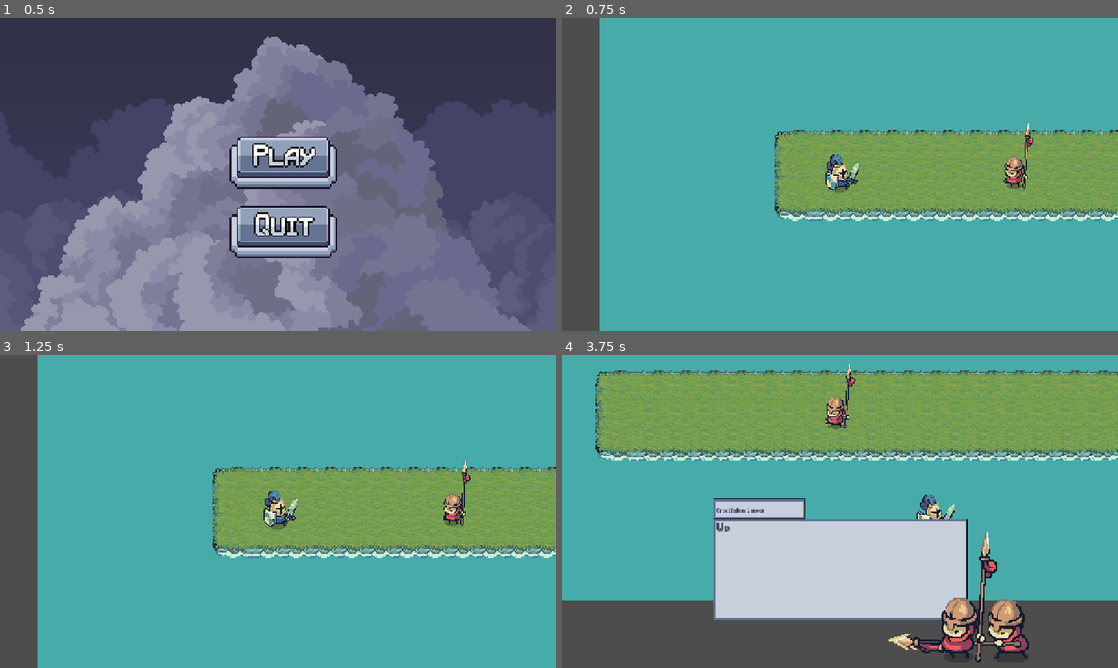
Above: before the commit, frames 1-4 (two rows, left to right).
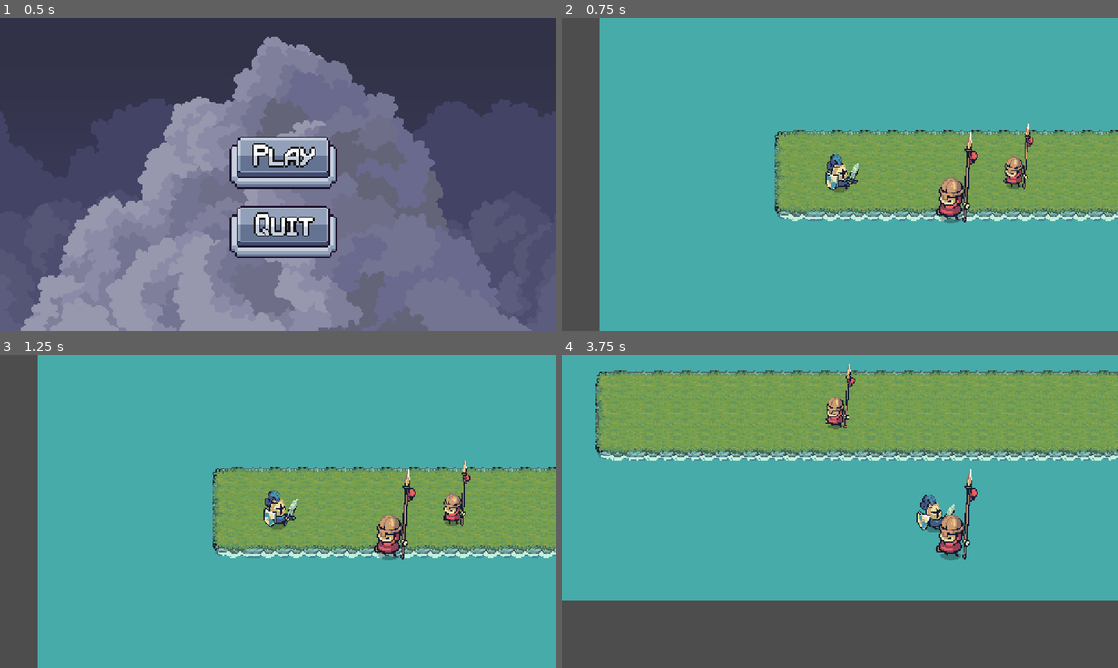
Above: after the commit, the same moments.

Repository: Ishidawg/godot-game-systems
Game: Godot game, scene res://scenes/main/main_menu.tscn
Two runs of this game, one before a commit and one after it. Both use one fixed random seed, a clock stepped at 60 frames per second and the inputs below.
Inputs (mouse positions are in pixels of both pictures, inside the frame that each line leads up to):
- Up to frame 1 (0.5 s): no input
- Up to frame 2 (0.75 s): click (845, 171) at 0.5 s
- Up to frame 3 (1.25 s): no input
- Up to frame 4 (3.75 s): tap Enter (ui_accept) at 1.25, 1.52, 2.27 s; hold D (right) 1.28-2.03 s; tap Space (ui_select) every 0.75 s from 1.35 to 3.6 s; hold S (down) 2.03-2.78 s; hold D (right) 2.78-3.53 s; hold W (up) from 3.53 s (still down)

Frame 1 is identical in both runs. In frame 2, 0.8% of the frame differs, in the area x 67-75%, y 36-66%; in frame 3, 0.8%; in frame 4, 19%, in the area x 27-84%, y 36-99%.

Commit message:
Add a function dialog system based on interaction area

Diff:
--- /dev/null
+++ b/data/json/dialogs.json
@@ -0,0 +1,11 @@
+{
+	"grave_stone": [
+		"An anciet warrior tried to walk around these path before",
+		"but as you see... He did not did well",
+		"in fact, the first demon that cracks the sky just in the next platform killed him",
+		"and now he's been under this ground... R.I.P Robaro Miamoto"
+	],
+	"generic_chest": [
+		"Hi! Imma object that likes to talk haha!"
+	]
+}
--- /dev/null
+++ b/global_scripts/signal_display_dialogue.gd
@@ -0,0 +1,4 @@
+extends Node
+
+# NEED TO BE SETTED ON AUTO LOAD!!
+signal display_dialog(text_key) # text_keys is a reference to the object we are refence with
--- a/project.godot
+++ b/project.godot
@@ -14,6 +14,10 @@
 run/main_scene="uid://d0b4p5l08lhvp"
 config/features=PackedStringArray("4.5", "Forward Plus")
 config/icon="res://icon.svg"
+
+[autoload]
+
+SignalDisplayDialogue="*res://global_scripts/signal_display_dialogue.gd"
 
 [display]
 
@@ -43,11 +47,17 @@
 "events": [Object(InputEventKey,"resource_local_to_scene":false,"resource_name":"","device":-1,"window_id":0,"alt_press …(192 unchanged characters)…
 ]
 }
+accept={
+"deadzone": 0.2,
+"events": [Object(InputEventKey,"resource_local_to_scene":false,"resource_name":"","device":-1,"window_id":0,"alt_pressed":false,"shift_pressed":false,"ctrl_pressed":false,"meta_pressed":false,"pressed":false,"keycode":0,"physical_keycode":4194309,"key_label":0,"unicode":0,"location":0,"echo":false,"script":null)
+]
+}
 
 [layer_names]
 
 2d_physics/layer_1="World"
 2d_physics/layer_2="Water"
+2d_physics/layer_3="Dialogue"
 
 [rendering]
 
--- /dev/null
+++ b/scenes/HUD/hud.tscn
@@ -0,0 +1,10 @@
+[gd_scene load_steps=2 format=3 uid="uid://l2mi15fwpic1"]
+
+[ext_resource type="PackedScene" uid="uid://dexyk2m4f8wgm" path="res://scenes/dialogue/dialogue_player.tscn" id="1_c0cnr"]
+
+[node name="HUD" type="CanvasLayer"]
+
+[node name="DialogPlayer" parent="." instance=ExtResource("1_c0cnr")]
+size_flags_horizontal = 6
+size_flags_vertical = 6
+scene_text_file = "res://data/json/dialogs.json"
--- /dev/null
+++ b/scenes/dialogue/dialogue_area.gd
@@ -0,0 +1,18 @@
+extends Area2D
+
+@export var dialog_key := ""
+var area_active := false
+
+func _input(event):
+	if area_active and event.is_action_pressed("accept"):
+		SignalDisplayDialogue.emit_signal("display_dialog", dialog_key)
+		print("clicou")
+
+
+func _on_area_entered(area: Area2D) -> void:
+	area_active = true
+	print("entro nessa bct")
+
+
+func _on_area_exited(area: Area2D) -> void:
+	area_active = false
--- /dev/null
+++ b/scenes/dialogue/dialogue_area.tscn
@@ -0,0 +1,13 @@
+[gd_scene load_steps=2 format=3 uid="uid://vrnteisu0eli"]
+
+[ext_resource type="Script" uid="uid://isx7mte0ked5" path="res://scenes/dialogue/dialogue_area.gd" id="1_yi4ku"]
+
+[node name="DialogueArea" type="Area2D"]
+collision_layer = 0
+collision_mask = 4
+script = ExtResource("1_yi4ku")
+
+[node name="DialogueCollision" type="CollisionShape2D" parent="."]
+
+[connection signal="area_entered" from="." to="." method="_on_area_entered"]
+[connection signal="area_exited" from="." to="." method="_on_area_exited"]
--- /dev/null
+++ b/scenes/dialogue/dialogue_player.gd
@@ -0,0 +1,46 @@
+extends Control
+
+@export_file("*.json") var scene_text_file
+
+var scene_text := {}
+var selected_text := []
+var in_progress := false
+
+@onready var background := $DialogTexture
+@onready var npm_name := $DialogTexture/DialogVerticalContainer/DialogName
+@onready var dialogue_text := $DialogTexture/DialogVerticalContainer/RichTextLabel
+
+
+func _ready() -> void:
+	background.visible = false
+	scene_text = load_scene_text()
+	SignalDisplayDialogue.connect("display_dialog", Callable(self, "on_display_dialog"))
+
+func load_scene_text():
+	var file = FileAccess
+	if file.file_exists(scene_text_file): # I think it is better than 'if file.file_exists(scene_text_file):'
+		file.open(scene_text_file, FileAccess.READ)
+		return JSON.parse_string(file.get_file_as_string(scene_text_file))
+
+func show_text():
+	dialogue_text.text = selected_text.pop_front() # Removes and returns the first element of the array
+
+func next_line():
+	if selected_text.size() > 0:
+		show_text()
+	else:
+		finish()
+
+func finish():
+	dialogue_text.text = ""
+	background.visible = false
+	in_progress = false
+
+func on_display_dialog(text_key):
+	if in_progress:
+		next_line()
+	else:
+		background.visible = true
+		in_progress = true
+		selected_text = scene_text[text_key].duplicate()
+		show_text()
--- /dev/null
+++ b/scenes/dialogue/dialogue_player.tscn
@@ -0,0 +1,74 @@
+[gd_scene load_steps=6 format=3 uid="uid://dexyk2m4f8wgm"]
+
+[ext_resource type="Texture2D" uid="uid://ssh4kbvlukm4" path="res://assets/UI/dialog_box.png" id="1_6mqn2"]
+[ext_resource type="Script" uid="uid://dloxjl8fm2mb" path="res://scenes/dialogue/dialogue_player.gd" id="1_713rx"]
+[ext_resource type="Texture2D" uid="uid://cos7b8q0xjmu0" path="res://assets/DialogCharacters/Red_Lancer.png" id="2_713rx"]
+[ext_resource type="FontFile" uid="uid://dactcqlk4amps" path="res://fonts/EquipmentPro/EquipmentPro.ttf" id="3_inhqr"]
+
+[sub_resource type="LabelSettings" id="LabelSettings_6mqn2"]
+line_spacing = 0.0
+font = ExtResource("3_inhqr")
+font_color = Color(0.24286577, 0.2842181, 0.3764366, 1)
+
+[node name="DialogPlayer" type="Control"]
+layout_mode = 3
+anchors_preset = 15
+anchor_right = 1.0
+anchor_bottom = 1.0
+grow_horizontal = 2
+grow_vertical = 2
+script = ExtResource("1_713rx")
+
+[node name="DialogCharacter" type="TextureRect" parent="."]
+layout_mode = 0
+offset_left = 764.0
+offset_top = 231.0
+offset_right = 1064.0
+offset_bottom = 531.0
+texture = ExtResource("2_713rx")
+expand_mode = 2
+stretch_mode = 5
+flip_h = true
+
+[node name="DialogTexture" type="TextureRect" parent="."]
+layout_mode = 0
+offset_left = 340.0
+offset_top = 420.0
+offset_right = 940.0
+offset_bottom = 720.0
+grow_horizontal = 2
+grow_vertical = 0
+texture = ExtResource("1_6mqn2")
+stretch_mode = 4
+
+[node name="DialogVerticalContainer" type="VBoxContainer" parent="DialogTexture"]
+layout_mode = 1
+anchors_preset = 15
+anchor_right = 1.0
+anchor_bottom = 1.0
+offset_left = 17.0
+offset_top = 18.0
+offset_right = -17.0
+offset_bottom = -20.0
+grow_horizontal = 2
+grow_vertical = 2
+
+[node name="DialogName" type="Label" parent="DialogTexture/DialogVerticalContainer"]
+custom_minimum_size = Vector2(200, 40)
+layout_mode = 2
+size_flags_horizontal = 0
+text = "Sr. Bomber Da SIlva"
+label_settings = SubResource("LabelSettings_6mqn2")
+vertical_alignment = 1
+autowrap_mode = 2
+text_overrun_behavior = 2
+
+[node name="RichTextLabel" type="RichTextLabel" parent="DialogTexture/DialogVerticalContainer"]
+layout_mode = 2
+size_flags_vertical = 3
+theme_override_colors/default_color = Color(0.24313726, 0.28235295, 0.3764706, 1)
+theme_override_colors/font_shadow_color = Color(0.45840502, 0.45840502, 0.45840514, 0.6039216)
+theme_override_fonts/normal_font = ExtResource("3_inhqr")
+theme_override_font_sizes/normal_font_size = 32
+text = "Welcome to Floating Islands - ya I know it is not actually floating the skyes, but take look: skyes and water here it's same color haha! Well, this is a test demo of what this world could be, this is my destiny... be an npc that only test this sweet dialog box... And I'll be forever serving this only porpuse..."
+fit_content = true
--- a/scenes/dialog/dialog_screen.tscn
+++ b/scenes/dialogue/dialogue_screen.tscn
@@ -1,7 +1,7 @@
 [gd_scene load_steps=6 format=3 uid="uid://cyofkra2umdcm"]
 
 [ext_resource type="Texture2D" uid="uid://ssh4kbvlukm4" path="res://assets/UI/dialog_box.png" id="1_c7omd"]
-[ext_resource type="Script" uid="uid://c4yr1oav15of8" path="res://scenes/dialog/dialog_screen.gd" id="1_doq2k"]
+[ext_resource type="Script" uid="uid://c4yr1oav15of8" path="res://scenes/dialogue/dialogue_screen.gd" id="1_doq2k"]
 [ext_resource type="FontFile" uid="uid://dactcqlk4amps" path="res://fonts/EquipmentPro/EquipmentPro.ttf" id="2_xjrgu"]
 [ext_resource type="Texture2D" uid="uid://cos7b8q0xjmu0" path="res://assets/DialogCharacters/Red_Lancer.png" id="3_4beo4"]
 
--- a/scenes/main_menu/main.gd
+++ /dev/null
@@ -1,31 +0,0 @@
-extends Node2D
-class_name LevelOne
-
-const _DIALOG_SCREEN: PackedScene = preload("res://scenes/dialog/dialog_screen.tscn")
-
-var _red_lancer_dialog_data := {
-	0: {
-		"character": "res://assets/DialogCharacters/Red_Lancer.png",
-		"dialog": "Welcome to Floating Islands - ya I know it is not actually floating the skyes, but take look: skyes and water here it's same color haha!",
-		"title": "Crestfallen Lancer"
-	},
-	1: {
-		"character": "res://assets/DialogCharacters/Red_Lancer_2.png",
-		"dialog": "Well, this is a test demo of what this world could be, this is my destiny... be an npc that only test this sweet dialog box...",
-		"title": "Crestfallen Lancer"
-	},
-	2: {
-		"character": "res://assets/DialogCharacters/Red_Lancer.png",
-		"dialog": "And I'll be forever serving this only porpuse...",
-		"title": "Crestfallen Lancer"
-	},
-}
-
-@export_category("Objects")
-@export var _hud: CanvasLayer = null
-
-func _process(delta: float) -> void:
-	if Input.is_action_just_pressed("ui_select"): # Space
-		var _new_dialog: DialogScreen = _DIALOG_SCREEN.instantiate()
-		_new_dialog.data = _red_lancer_dialog_data
-		_hud.add_child(_new_dialog)
--- a/scenes/main_menu/main.tscn
+++ b/scenes/main_menu/main.tscn
@@ -1,10 +1,14 @@
-[gd_scene load_steps=10 format=4 uid="uid://xicmeo17ejdw"]
-
-[ext_resource type="Script" uid="uid://bqe6i2jtl72tv" path="res://scenes/main_menu/main.gd" id="1_af3ms"]
+[gd_scene load_steps=12 format=4 uid="uid://xicmeo17ejdw"]
+
+[ext_resource type="PackedScene" uid="uid://l2mi15fwpic1" path="res://scenes/HUD/hud.tscn" id="1_usqul"]
 [ext_resource type="PackedScene" uid="uid://b568wjpkfhsqq" path="res://scenes/player/player.tscn" id="1_xc0v1"]
 [ext_resource type="Texture2D" uid="uid://vfqfuk0umufp" path="res://assets/Terrain/Tilemap_color2.png" id="2_5o5oo"]
 [ext_resource type="Texture2D" uid="uid://cwqw6ptesfyyb" path="res://assets/Terrain/Water Background color.png" id="3_n6eec"]
-[ext_resource type="PackedScene" uid="uid://bkcire5da2krh" path="res://scenes/npcs/npc.tscn" id="3_u4kfk"]
+[ext_resource type="PackedScene" uid="uid://bkcire5da2krh" path="res://scenes/npcs/red_lancer_npc.tscn" id="3_u4kfk"]
+[ext_resource type="PackedScene" uid="uid://vrnteisu0eli" path="res://scenes/dialogue/dialogue_area.tscn" id="3_usqul"]
+
+[sub_resource type="RectangleShape2D" id="RectangleShape2D_tl3jm"]
+size = Vector2(140, 83)
 
 [sub_resource type="TileSetAtlasSource" id="TileSetAtlasSource_n6eec"]
 texture = ExtResource("2_5o5oo")
@@ -1144,12 +1148,10 @@
 [sub_resource type="TileSet" id="TileSet_u4kfk"]
 sources/0 = SubResource("TileSetAtlasSource_af3ms")
 
-[node name="main_scene" type="Node2D" node_paths=PackedStringArray("_hud")]
+[node name="main_scene" type="Node2D"]
 position = Vector2(-143, 48)
-script = ExtResource("1_af3ms")
-_hud = NodePath("HUD")
-
-[node name="HUD" type="CanvasLayer" parent="."]
+
+[node name="HUD" parent="." instance=ExtResource("1_usqul")]
 
 [node name="player" parent="." instance=ExtResource("1_xc0v1")]
 z_index = 2
@@ -1161,7 +1163,17 @@
 
 [node name="Npcs" type="Node" parent="."]
 
-[node name="npc" parent="Npcs" instance=ExtResource("3_u4kfk")]
+[node name="DialogueArea" parent="Npcs" instance=ExtResource("3_usqul")]
+position = Vector2(698, 401)
+collision_layer = 1
+collision_mask = 1
+dialog_key = "grave_stone"
+
+[node name="DialogueCollision" parent="Npcs/DialogueArea" index="0"]
+position = Vector2(6, -0.5)
+shape = SubResource("RectangleShape2D_tl3jm")
+
+[node name="red_lancer_npc" parent="Npcs" instance=ExtResource("3_u4kfk")]
 z_index = 2
 position = Vector2(698, 401)
 
@@ -1177,3 +1189,5 @@
 position = Vector2(-143, 48)
 tile_map_data = PackedByteArray("AABdAA4AAAADAAEAAABdAA8AAAADAAIAAABdABAAAAADAAMAAABdABEAAAACAAIAAABeAA4AAAAAAAEAAABeAA …(95920 unchanged characters)…
 tile_set = SubResource("TileSet_u4kfk")
+
+[editable path="Npcs/DialogueArea"]
--- a/scenes/player/player.gd
+++ b/scenes/player/player.gd
@@ -16,7 +16,7 @@
 
 	velocity = direction.normalized() * SPEED
 
-	print(direction)
+	#print(direction)
 
 	if velocity != Vector2.ZERO:
 		player_sprites.play("run")
--- a/scenes/player/player.tscn
+++ b/scenes/player/player.tscn
@@ -187,7 +187,11 @@
 radius = 14.0
 height = 48.0
 
+[sub_resource type="RectangleShape2D" id="RectangleShape2D_p47bc"]
+size = Vector2(108, 82)
+
 [node name="player" type="CharacterBody2D"]
+collision_layer = 5
 script = ExtResource("1_p47bc")
 
 [node name="player_sprites" type="AnimatedSprite2D" parent="."]
@@ -200,3 +204,11 @@
 [node name="player_collision" type="CollisionShape2D" parent="."]
 position = Vector2(-1, 10)
 shape = SubResource("CapsuleShape2D_lvxji")
+
+[node name="DialogInteractionArea" type="Area2D" parent="."]
+
+[node name="DialogCollision" type="CollisionShape2D" parent="DialogInteractionArea"]
+light_mask = 5
+visibility_layer = 0
+position = Vector2(0, -5)
+shape = SubResource("RectangleShape2D_p47bc")
Not shown, added: global_scripts/signal_display_dialogue.gd.uid
Not shown, added: scenes/dialogue/dialogue_area.gd.uid
Not shown, added: scenes/dialogue/dialogue_player.gd.uid
Renamed: scenes/dialog/dialog_screen.gd -> scenes/dialogue/dialogue_screen.gd
Renamed: scenes/dialog/dialog_screen.gd.uid -> scenes/dialogue/dialogue_screen.gd.uid
Not shown, removed: scenes/main_menu/main.gd.uid
Renamed: scenes/npcs/npc.tscn -> scenes/npcs/red_lancer_npc.tscn
Not shown: 1 places in scenes/player/player.tscn that only renumber resources
